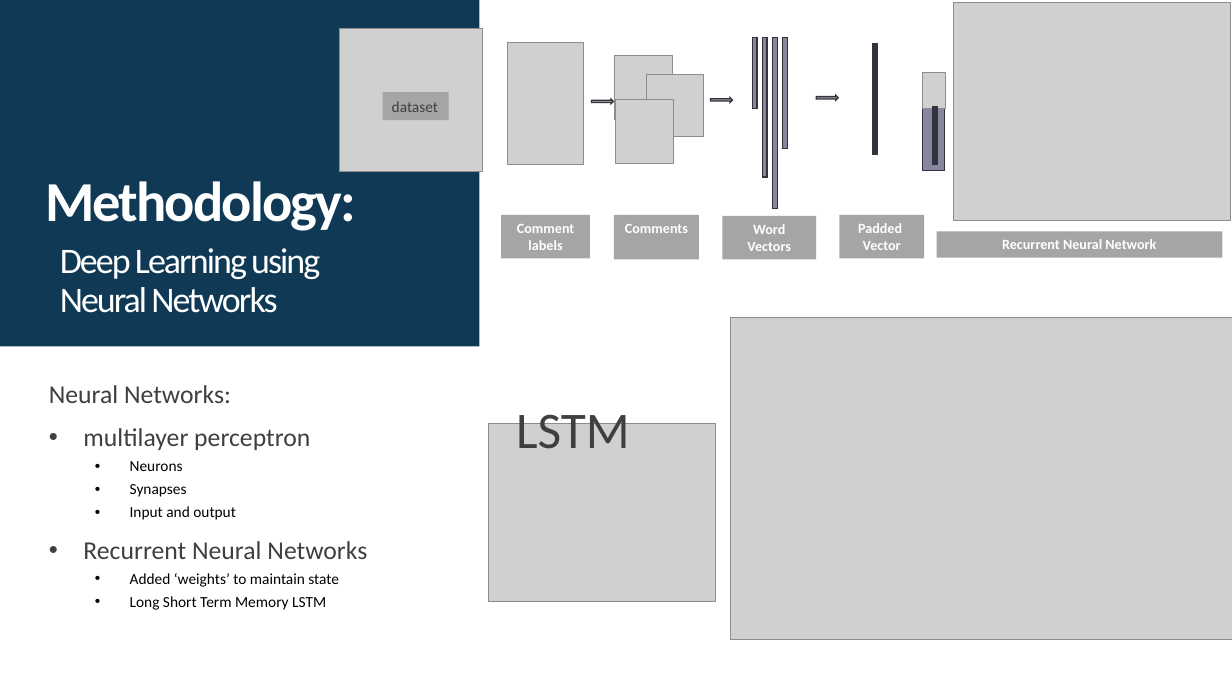
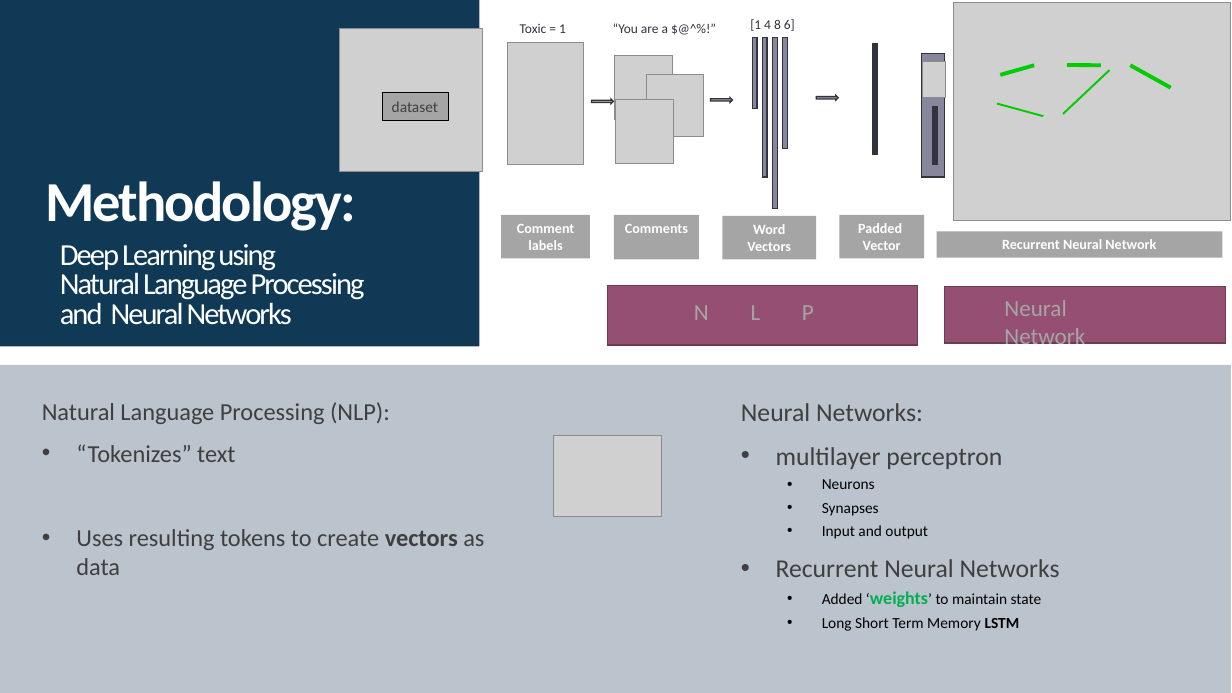
Before and after one commit to andiosika/NLP-to-identify-toxic-or-abusive-language-for-online-conversation-using-Keras-Deep-Learning-Models, a slide deck: slide 6 of NonToxic_Communication.pptx (slide 5 before the commit). Drawn at 1232x693 pixels with LibreOffice and Linux fonts; fonts in the diff are those of the drawing; grey boxes stand for pictures. Boxes give left, top, right and bottom in pixels: in the first picture for what was removed or moved away, otherwise in the second. Text is boxed around its words. In the diff, an @@ line names an element or a change of style, - is before the commit and + after.

```diff
--- a/NonToxic_Communication.pptx
+++ b/NonToxic_Communication.pptx
@@ text added at (520,24,566,33), 10.5 pt, text #33333E @@
+Toxic = 1
@@ text added at (613,23,668,33), 10.5 pt, text #33333E @@
+“You are a $@^%!”
@@ text added at (750,19,795,31), 10.5 pt, text #33333E @@
+[1 4 8 6]
@@ rectangle: place and size @@
-rectangle at (922,73,945,171)
+rectangle at (922,54,945,177)
@@ picture: place and size @@
-picture at (923,73,945,109)
+picture at (923,61,945,97)
@@ line added from (1001, 75) to (1034, 66), #00CC00 3 pt @@
@@ line added from (1064, 114) to (1110, 70), #00CC00 1.5 pt @@
@@ line added from (1067, 65) to (1101, 66), #00CC00 3 pt @@
@@ line added from (1130, 66) to (1171, 88), #00CC00 3 pt @@
@@ rectangle "dataset" at (383,92,448,120): outline none to #000000 0.75 pt @@
@@ line added from (997, 104) to (1043, 116), #00CC00 1.5 pt @@
@@ text at (60,244,365,325): text changed; size 28 to 23.8 pt @@
-Deep Learning using Neural Networks
+Deep Learning using
+Natural Language Processing and Neural Networks
@@ rectangle added at (607,286,918,346), fill #954F72, outline #6E3A54 1 pt @@
@@ rectangle added at (945,287,1226,343), fill #954F72, outline #6E3A54 1 pt @@
@@ text added at (694,305,814,320), 18 pt, text #A5A5A5 @@
+N L P
@@ picture removed at (730,318,1232,640) @@
@@ rectangle added at (0,365,1231,693), fill #BBC3CD @@
@@ text added at (42,402,484,575), 19 pt, text #3F3F3F @@
+Natural Language Processing (NLP):
+• “Tokenizes” text
+• Uses resulting tokens to create vectors as data
@@ text removed at (516,405,630,449) @@
-LSTM
@@ text "Neural Networks:": place and size @@
-text "Neural Networks:" at (49,385,367,610)
+text "Neural Networks:" at (741,403,1060,631)
@@ picture removed at (489,423,716,602) @@
@@ picture added at (554,436,663,517) @@
@@ text at (822,591,1042,631): size 12 to 14 pt, text colour #000000 to #00B050 in "‘weights’"; bold on in "‘weights’", "LSTM" @@
```
Also in this commit, not shown: 3 other slides changed, 5 slides added, 2 slides removed, 3 other files.
